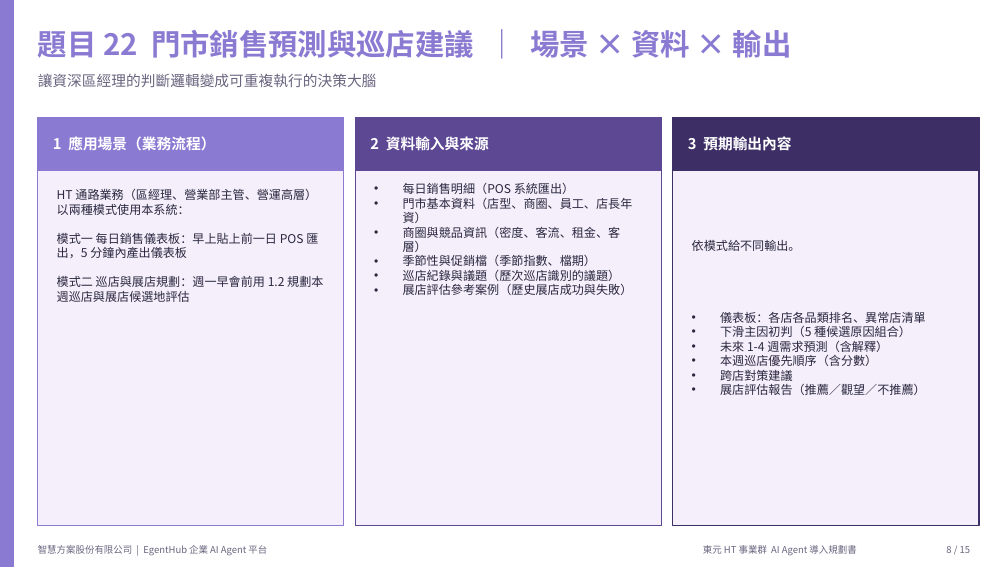
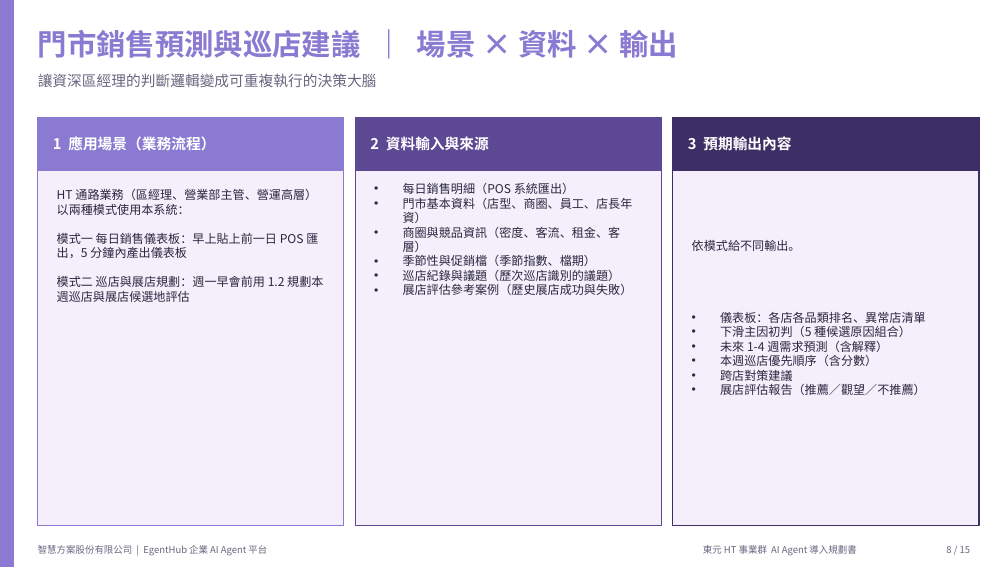
Before and after one commit to intellicon-tw/ai, a slide deck: slide 8 of teco/HT/東元HT_AI_Agent導入規劃簡報.pptx. Drawn at 1008x567 pixels with LibreOffice and Linux fonts; fonts in the diff are those of the drawing. Boxes give left, top, right and bottom in pixels: in the first picture for what was removed or moved away, otherwise in the second. Text is boxed around its words. In the diff, an @@ line names an element or a change of style, - is before the commit and + after.

```diff
--- a/teco/HT/東元HT_AI_Agent導入規劃簡報.pptx
+++ b/teco/HT/東元HT_AI_Agent導入規劃簡報.pptx
@@ text at (38, 30, 679, 58): text changed @@
-題目 22 門市銷售預測與巡店建議 ｜ 場景 × 資料 × 輸出
+門市銷售預測與巡店建議 ｜ 場景 × 資料 × 輸出
```
Also in this commit, not shown: 5 other slides changed, 6 other files.
